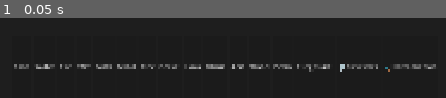
Above: before the commit, frame 1.
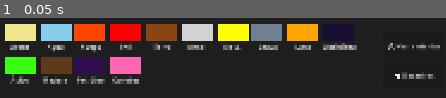
Above: after the commit, the same moment.

Repository: OmarSaez/Sandbox-game
Game: Godot game, scene res://scenes/main/main_scene.tscn
Same seed, same stepped clock (60 frames per second), same inputs: the game is played once before the commit and once after it.
Inputs:
- Up to frame 1 (0.05 s): no input

The runs differ from the first frame. In frame 1, 26% of the frame differs, in the area x 1-99%, y 7-83%.

Commit message:
Pulido de interfaz y se agrega idioma espanol

Diff:
--- a/sandbox/scripts/sandbox/sandbox_grid.gd
+++ b/sandbox/scripts/sandbox/sandbox_grid.gd
@@ -17,41 +17,115 @@
 var material_tags_raw = PackedInt32Array()
 var selected_material: int = 1
 var current_weather: int = 0
+# UI State
 var is_mouse_over_ui: bool = false
-var brush_radius: int = 0 # 0 means 1 pixel
+var brush_radius: int = 0
+var current_language: String = "es" # "es" or "en"
+var ui_elements = {} # To track nodes for re-labeling
+var tools_panel: PanelContainer
+var disaster_panel: PanelContainer
+
+var tr = {
+	"es": {
+		"disasters": "🌪️ Desastres",
+		"tools": "🛠️ Herramientas",
+		"lang": "🌐 Idioma",
+		"brush": "🖌️ Pincel",
+		"weather": "⛈️ Clima",
+		"quake": "🫨 Sismo",
+		"tornado": "🌪️ Tornado",
+		"tsunami": "🌊 Tsunami",
+		"off": "Off",
+		"light": "Ligero",
+		"med": "Medio",
+		"storm": "Tormenta",
+		"brutal": "¡BRUTAL!",
+		"heavy": "Fuerte",
+		# Materials
+		"sand": "Arena",
+		"water": "Agua",
+		"fire": "Fuego",
+		"tnt": "TNT",
+		"earth": "Tierra",
+		"metal": "Metal",
+		"elec": "Elect.",
+		"gravel": "Grava",
+		"lava": "Lava",
+		"obisid": "Obsidiana",
+		"acid": "Ácido",
+		"wood": "Madera",
+		"petro": "Petróleo",
+		"fireworks": "Cohetes"
+	},
+	"en": {
+		"disasters": "🌪️ Disasters",
+		"tools": "🛠️ Tools",
+		"lang": "🌐 Language",
+		"brush": "🖌️ Brush",
+		"weather": "⛈️ Weather",
+		"quake": "🫨 Quake",
+		"tornado": "🌪️ Tornado",
+		"tsunami": "🌊 Tsunami",
+		"off": "Off",
+		"light": "Light",
+		"med": "Medium",
+		"storm": "Storm",
+		"brutal": "BRUTAL!",
+		"heavy": "Heavy",
+		# Materials
+		"sand": "Sand",
+		"water": "Water",
+		"fire": "Fire",
+		"tnt": "TNT",
+		"earth": "Earth",
+		"metal": "Metal",
+		"elec": "Elec",
+		"gravel": "Gravel",
+		"lava": "Lava",
+		"obisid": "Obsidian",
+		"acid": "Acid",
+		"wood": "Wood",
+		"petro": "Oil",
+		"fireworks": "Fireworks"
+	}
+}
 
 # Earthquake settings
-var earthquake_intensity: int = 0 # 0=Off, 1=Light, 2=Med, 3=Intense
+var earthquake_intensity: int = 0
 var earthquake_timer: float = 0.0
 
 # Tornado settings
-var tornado_intensity: int = 0 # 0=Off, 1=F1, 2=F3, 3=F5
+var tornado_intensity: int = 0
 var tornado_timer: float = 0.0
 var tornado_x: float = 0.0
 var tornado_target_x: float = 0.0
 var tornado_ground_y: float = 0.0
 
 # Tsunami settings
-var tsunami_intensity: int = 0 # 0=Off, 1=Light, 2=Med, 3=Mega
+var tsunami_intensity: int = 0
 var tsunami_timer: float = 0.0
 var tsunami_wave_x: float = 0.0
 var surface_cache = PackedInt32Array()
 
 # Fireworks tracking
-var active_fireworks = [] # Array of dictionaries: {x, y, target_y, color}
-var visual_sparks = []    # Array of particle dicts: {x, y, vx, vy, color, life}
+var active_fireworks = []
+var visual_sparks = []
 
 # Display
 @onready var texture_rect: TextureRect = $Display
 var img: Image
 
 func _ready():
-	# Calculate grid size based on viewport - Deducting 150px for UI bar at the bottom
-	var actual_viewport_height = get_viewport_rect().size.y - 150
+	# Calculate grid size based on viewport - Deducting 180px for the new Unified UI bar
+	var actual_viewport_height = get_viewport_rect().size.y - 180
 	var viewport_size = Vector2(get_viewport_rect().size.x, actual_viewport_height)
 
 	grid_width = floor(viewport_size.x / grid_scale)
 	grid_height = floor(viewport_size.y / grid_scale)
+
+	# Update Display node size to match the grid exactly
+	$Display.custom_minimum_size = Vector2(grid_width * grid_scale, grid_height * grid_scale)
+	$Display.size = $Display.custom_minimum_size
 
 	# Init arrays
 	cells.resize(grid_width * grid_height)
@@ -124,156 +198,255 @@
 	texture_rect.texture = ImageTexture.create_from_image(img)
 	texture_rect.size = viewport_size
 
-	# Tool selection from UI
-	var controls = get_parent().get_node("UI/Controls")
-	controls.get_node("SandBtn").pressed.connect(func(): selected_material = 1)
-	controls.get_node("WaterBtn").pressed.connect(func(): selected_material = 2)
-	controls.get_node("OilBtn").visible = false # Remplazado por Petróleo
-	controls.get_node("FireBtn").pressed.connect(func(): selected_material = 3)
-
-	# New buttons
-	_add_button("TNT", 5)
-	_add_button("Earth", 6)
-	_add_button("Metal", 8)
-	_add_button("Elec", 9)
-	_add_button("Gravel", 10)
-	_add_button("Lava", 11)
-	_add_button("Obisid", 12)
-	_add_button("Acid", 13)
-	_add_button("Wood", 16)
-	_add_button("Petro", 4)
-	_add_button("Fuegos Art.", 18)
-
-	_register_material(19, Color(1, 0.8, 0.9), SandboxMaterial.Tags.GRAV_STATIC) # Firework Fuse (Removed Incendiary to avoid domino effect)
-
-	# DISASTER MENU
+	# DISASTER MENU - Now with stacked UI (Must be FIRST to create containers)
+	_setup_main_ui_containers()
 	_setup_ui()
 
+	_register_material(19, Color(1, 0.8, 0.9), SandboxMaterial.Tags.GRAV_STATIC) # Firework Fuse
+
+	# Setup all material buttons (Unified)
+	_add_button("sand", 1)
+	_add_button("water", 2)
+	_add_button("fire", 3)
+	_add_button("tnt", 5)
+	_add_button("earth", 6)
+	_add_button("metal", 8)
+	_add_button("elec", 9)
+	_add_button("gravel", 10)
+	_add_button("lava", 11)
+	_add_button("obisid", 12)
+	_add_button("acid", 13)
+	_add_button("wood", 16)
+	_add_button("petro", 4)
+	_add_button("fireworks", 18)
+
 
 func _setup_ui():
-	_setup_disaster_ui()
-	_setup_tools_ui()
+	_setup_tools_ui() # Tools on top
+	_setup_disaster_ui() # Disasters below
+
+var material_grid: HFlowContainer
+var action_vbox: VBoxContainer
+
+func _setup_main_ui_containers():
+	var ui_root = get_parent().get_node("UI")
+	var main_controls = ui_root.get_node("Controls")
+
+	# CLEANUP: Remove EVERYTHING old (editor buttons like Sand, Water, etc.)
+	for child in main_controls.get_children():
+		child.queue_free()
+
+	# ROOT UI BAR - Attached to UI root for TOTAL screen width
+	var root_hbox = HBoxContainer.new()
+	ui_root.add_child(root_hbox)
+	root_hbox.set_anchors_and_offsets_preset(Control.PRESET_BOTTOM_WIDE)
+	root_hbox.offset_top = -180
+	root_hbox.offset_left = 10
+	root_hbox.offset_right = -10
+	root_hbox.add_theme_constant_override("separation", 15)
+
+	# Materials container (Flow) - Intelligently fills the row!
+	material_grid = HFlowContainer.new()
+	material_grid.size_flags_horizontal = Control.SIZE_EXPAND_FILL
+	material_grid.add_theme_constant_override("h_separation", 10)
+	material_grid.add_theme_constant_override("v_separation", 10)
+	root_hbox.add_child(material_grid)
+
+	# Action buttons (Stacked)
+	action_vbox = VBoxContainer.new()
+	action_vbox.alignment = BoxContainer.ALIGNMENT_CENTER
+	action_vbox.add_theme_constant_override("separation", 10)
+	root_hbox.add_child(action_vbox)
+
 
 func _setup_tools_ui():
 	var ui_root = get_parent().get_node("UI")
-	var main_controls = ui_root.get_node("Controls")
-
-	# Create a TOOLS toggle button
+
 	var tools_btn = Button.new()
-	tools_btn.text = "🛠️ Herramientas"
-	main_controls.add_child(tools_btn)
-
-	# Submenu container
-	var tool_menu = HBoxContainer.new()
-	tool_menu.visible = false
-	ui_root.add_child(tool_menu)
-	tool_menu.position = Vector2(0, get_viewport_rect().size.y - 350) # Stacked
-
-	tools_btn.pressed.connect(func(): tool_menu.visible = !tool_menu.visible)
+	tools_btn.text = tr[current_language]["tools"]
+	tools_btn.custom_minimum_size = Vector2(150, 60) # Bigger for mobile
+	ui_elements["tools_btn"] = tools_btn
+	action_vbox.add_child(tools_btn) # Add to stacked VBox
+
+	tools_panel = PanelContainer.new()
+	var style = StyleBoxFlat.new()
+	style.bg_color = Color(0.15, 0.15, 0.15, 0.95)
+	style.set_corner_radius_all(10)
+	tools_panel.add_theme_stylebox_override("panel", style)
+	tools_panel.visible = false
+	ui_root.add_child(tools_panel)
+
+	# CENTERED ABOVE MATERIAL GRID
+	var screen_size = get_viewport_rect().size
+	tools_panel.position = Vector2(screen_size.x/2 - 200, screen_size.y - 380)
+
+	tools_btn.pressed.connect(func():
+		disaster_panel.visible = false
+		tools_panel.visible = !tools_panel.visible
+	)
 
 	var v_box = VBoxContainer.new()
-	tool_menu.add_child(v_box)
-
-	# Block signals
-	tool_menu.mouse_entered.connect(func(): is_mouse_over_ui = true)
-	tool_menu.mouse_exited.connect(func(): is_mouse_over_ui = false)
-
-	# Helper (localized)
-	var create_tool_row = func(label_text: String, options: Array, callback: Callable):
+	v_box.add_theme_constant_override("separation", 15)
+	tools_panel.add_child(v_box)
+
+	tools_panel.mouse_entered.connect(func(): is_mouse_over_ui = true)
+	tools_panel.mouse_exited.connect(func(): is_mouse_over_ui = false)
+
+	var create_row = func(label_key: String, options: Array, callback: Callable):
 		var h_box = HBoxContainer.new()
+		h_box.add_theme_constant_override("separation", 10)
 		var lbl = Label.new()
-		lbl.text = label_text + ": "
-		lbl.custom_minimum_size = Vector2(100, 0)
+		lbl.text = tr[current_language][label_key] + ": "
+		lbl.custom_minimum_size = Vector2(120, 0)
+		ui_elements[label_key + "_lbl"] = lbl
 		h_box.add_child(lbl)
 		for i in range(options.size()):
 			var btn = Button.new()
 			btn.text = options[i]
+			btn.custom_minimum_size = Vector2(80, 45)
 			var level = i
 			btn.pressed.connect(func(): callback.call(level))
 			h_box.add_child(btn)
+			ui_elements[label_key + "_btn_" + str(i)] = btn # Store to refresh (if static text)
 		v_box.add_child(h_box)
 
-	# BRUSH SIZE ROW - Levels: 1, 3, 5, 10, 15, 25
-	var brush_sizes = [0, 1, 2, 5, 7, 12] # Radius mapping
+	# Language Row (First Tool)
+	var lang_options = ["Español", "English"]
+	create_row.call("lang", lang_options, func(l):
+		current_language = "en" if l == 1 else "es"
+		_refresh_ui_text()
+	)
+
+	# BRUSH SIZE ROW
+	var brush_sizes = [0, 1, 2, 5, 7, 12]
 	var brush_labels = ["1px", "3px", "5px", "10px", "15px", "25px"]
-	create_tool_row.call("🖌️ Pincel", brush_labels, func(l): brush_radius = brush_sizes[l])
+	create_row.call("brush", brush_labels, func(l): brush_radius = brush_sizes[l])
 
 func _setup_disaster_ui():
 	var ui_root = get_parent().get_node("UI")
-	var main_controls = ui_root.get_node("Controls")
-
-	# Create a disaster toggle button
+
 	var disaster_btn = Button.new()
-	disaster_btn.text = "🌪️ Desastres"
-	main_controls.add_child(disaster_btn)
-
-	# Submenu container
-	var sub_menu = HBoxContainer.new()
-	sub_menu.visible = false
-	ui_root.add_child(sub_menu)
-	sub_menu.position = Vector2(0, get_viewport_rect().size.y - 300) # Above main UI
-
-	disaster_btn.pressed.connect(func(): sub_menu.visible = !sub_menu.visible)
-
-	# SETUP VERTICAL MENU
+	disaster_btn.text = tr[current_language]["disasters"]
+	disaster_btn.custom_minimum_size = Vector2(150, 60) # Bigger for mobile
+	ui_elements["disaster_btn"] = disaster_btn
+	action_vbox.add_child(disaster_btn) # Add to stacked VBox
+
+	disaster_panel = PanelContainer.new()
+	var style = StyleBoxFlat.new()
+	style.bg_color = Color(0.1, 0.1, 0.12, 0.95)
+	style.set_corner_radius_all(10)
+	disaster_panel.add_theme_stylebox_override("panel", style)
+	disaster_panel.visible = false
+	ui_root.add_child(disaster_panel)
+
+	# CENTERED ABOVE MATERIAL GRID (Same Height)
+	var screen_size = get_viewport_rect().size
+	disaster_panel.position = Vector2(screen_size.x/2 - 200, screen_size.y - 380)
+
+	disaster_btn.pressed.connect(func():
+		tools_panel.visible = false
+		disaster_panel.visible = !disaster_panel.visible
+	)
+
 	var v_box = VBoxContainer.new()
-	sub_menu.add_child(v_box)
-
-	# Connect signals to block painting
-	sub_menu.mouse_entered.connect(func(): is_mouse_over_ui = true)
-	sub_menu.mouse_exited.connect(func(): is_mouse_over_ui = false)
-
-	# Helper function to create rows
-	var create_row = func(label_text: String, options: Array, callback: Callable):
+	v_box.add_theme_constant_override("separation", 15)
+	disaster_panel.add_child(v_box)
+
+	disaster_panel.mouse_entered.connect(func(): is_mouse_over_ui = true)
+	disaster_panel.mouse_exited.connect(func(): is_mouse_over_ui = false)
+
+	var create_row = func(label_key: String, options_keys: Array, callback: Callable):
 		var h_box = HBoxContainer.new()
+		h_box.add_theme_constant_override("separation", 10)
 		var lbl = Label.new()
-		lbl.text = label_text + ": "
-		lbl.custom_minimum_size = Vector2(100, 0)
+		lbl.text = tr[current_language][label_key] + ": "
+		lbl.custom_minimum_size = Vector2(120, 0)
+		ui_elements[label_key + "_lbl"] = lbl
 		h_box.add_child(lbl)
-		for i in range(options.size()):
+		for i in range(options_keys.size()):
+			var osk = options_keys[i]
 			var btn = Button.new()
-			btn.text = options[i]
-			var level = i
-			btn.pressed.connect(func(): callback.call(level))
+			btn.text = tr[current_language][osk]
+			btn.custom_minimum_size = Vector2(80, 45)
+			btn.pressed.connect(func(): callback.call(i))
 			h_box.add_child(btn)
+			ui_elements[label_key + "_btn_" + str(i)] = [btn, osk] # Store button and key for translation
 		v_box.add_child(h_box)
 
-	# Weather Row
-	create_row.call("⛈️ Clima", ["Off", "Ligero", "Medio", "Tormenta"], func(l): current_weather = l)
-
-	# Earthquake Row
-	create_row.call("🫨 Sismo", ["Off", "Ligero", "Medio", "¡BRUTAL!"], func(l):
+	create_row.call("weather", ["off", "light", "med", "storm"], func(l): current_weather = l)
+	create_row.call("quake", ["off", "light", "med", "brutal"], func(l):
 		earthquake_intensity = l
 		if l > 0: earthquake_timer = randf_range(5.0, 7.0)
 	)
-
-	# Tornado Row
-	create_row.call("🌪️ Tornado", ["Off", "F1", "F3", "F5 🔥"], func(l):
+	create_row.call("tornado", ["off", "light", "med", "heavy"], func(l):
 		tornado_intensity = l
-		if l > 0:
-			tornado_timer = 15.0
-			tornado_x = randf() * grid_width
-			tornado_target_x = randf() * grid_width
+		if l > 0: tornado_timer = 15.0; tornado_x = randf()*grid_width; tornado_target_x = randf()*grid_width
 	)
-
-	# Tsunami Row
-	create_row.call("🌊 Tsunami", ["Off", "Marejada", "Maremoto", "MEGA"], func(l):
+	create_row.call("tsunami", ["off", "light", "med", "storm"], func(l):
 		tsunami_intensity = l
-		if l > 0:
-			tsunami_timer = 15.0
-			tsunami_wave_x = 0.0
+		if l > 0: tsunami_timer = 15.0; tsunami_wave_x = 0.0
 	)
 
-func _add_button(text, mat_id):
-	var btn = Button.new()
-	btn.text = text
-	btn.pressed.connect(func(): selected_material = mat_id)
-	var controls = get_parent().get_node("UI/Controls")
-	controls.add_child(btn)
-
-	# Block painting when hovering material buttons too
-	btn.mouse_entered.connect(func(): is_mouse_over_ui = true)
-	btn.mouse_exited.connect(func(): is_mouse_over_ui = false)
+func _refresh_ui_text():
+	for key in ui_elements:
+		var node_data = ui_elements[key]
+
+		# Handle direct button nodes (Tools/Disasters)
+		if key == "tools_btn": node_data.text = tr[current_language]["tools"]
+		elif key == "disaster_btn": node_data.text = tr[current_language]["disasters"]
+
+		# Handle Labels (Main labels for rows and material names)
+		elif node_data is Label:
+			if key.ends_with("_mat_lbl"):
+				var pure_key = key.replace("_mat_lbl", "")
+				if tr[current_language].has(pure_key):
+					node_data.text = tr[current_language][pure_key]
+			elif key.ends_with("_lbl"):
+				var pure_key = key.replace("_lbl", "")
+				if tr[current_language].has(pure_key):
+					node_data.text = tr[current_language][pure_key] + ": "
+
+		# Handle Intensity Buttons (Stored as Array [Btn, Key])
+		elif node_data is Array:
+			var btn = node_data[0]
+			var osk = node_data[1]
+			btn.text = tr[current_language][osk]
+
+func _add_button(key: String, mat_id: int):
+	var main_vbox = VBoxContainer.new()
+	main_vbox.alignment = BoxContainer.ALIGNMENT_CENTER
+	main_vbox.custom_minimum_size = Vector2(75, 70) # UNIFORM SIZE FOR ALL
+
+	# Icon (ColorRect) - Now clickable!
+	var icon = ColorRect.new()
+	icon.color = material_colors_raw[mat_id]
+	icon.custom_minimum_size = Vector2(40, 40)
+	icon.mouse_filter = Control.MOUSE_FILTER_PASS
+
+	# Connect icon click to selection
+	icon.gui_input.connect(func(event):
+		if event is InputEventMouseButton and event.pressed:
+			selected_material = mat_id
+	)
+
+	main_vbox.add_child(icon)
+
+	var btn = Label.new()
+	btn.text = tr[current_language][key]
+	btn.horizontal_alignment = HORIZONTAL_ALIGNMENT_CENTER
+	btn.mouse_filter = Control.MOUSE_FILTER_PASS
+	# ALSO CLICKABLE LABEL
+	btn.gui_input.connect(func(event):
+		if event is InputEventMouseButton and event.pressed:
+			selected_material = mat_id
+	)
+	ui_elements[key + "_mat_lbl"] = btn
+	main_vbox.add_child(btn)
+
+	material_grid.add_child(main_vbox)
+
+	main_vbox.mouse_entered.connect(func(): is_mouse_over_ui = true)
+	main_vbox.mouse_exited.connect(func(): is_mouse_over_ui = false)
 
 func _register_material(id, color, tags):
 	material_colors_raw[id] = color
